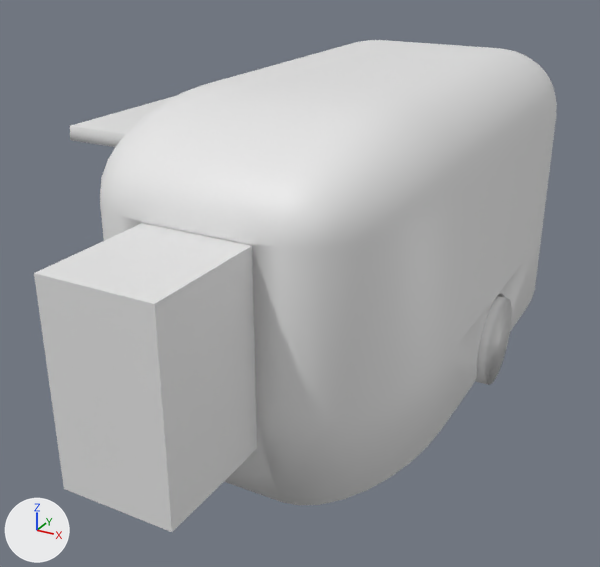
The Blender file Assets/3Dmodels/coffeeCart.blend as it was, and as the next commit left it.
One viewpoint serves both versions: a camera (50 mm lens) standing at (2.8, -6.29, 3.27) and looking at (-0.32, -0.61, 0.44). The lights are fixed; the arrows at lower left show +X, +Y and +Z. The first picture is the older version.
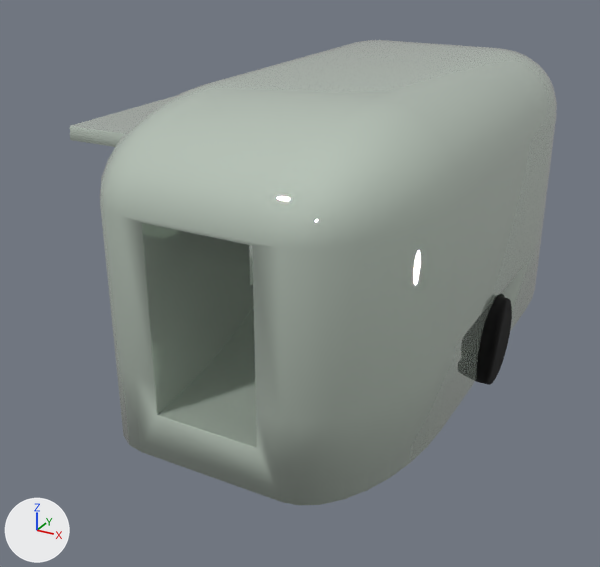
Scene script edits in JSON lines:
```json
{"op": "add", "block": "mat_material", "code": ["mat_material = principled_material('Material')", "mat_material.base_color = (0.696, 0.8, 0.7)  # white #d9e7da", "mat_material.metallic = 0.598", "mat_material.roughness = 0.0"]}
{"op": "add", "block": "mat_material_002", "code": ["mat_material_002 = principled_material('Material.002')", "mat_material_002.base_color = (0.0, 0.0, 0.0)  # black #000000", "mat_material_002.roughness = 1.0"]}
{"block": "me_cube_001", "where": "me_cube_001.from_pydata(...)  # 688 vertices, 629 faces; spans x -1.83..1.0, y -1.0..1.0, z -1.0..1.0"}
{"op": "add", "block": "me_cube_001", "code": "me_cube_001.materials.append(mat_material)  # white #d9e7da"}
{"block": "me_cylinder", "where": "me_cylinder.from_pydata(...)  # 64 vertices, 34 faces; spans x -1.0..1.0, y -1.0..1.0, z -1.0..1.0"}
{"op": "add", "block": "me_cylinder", "code": "me_cylinder.materials.append(mat_material_002)  # black #000000"}
{"block": "me_cube_002", "where": "me_cube_002.from_pydata(...)  # 32 vertices, 18 faces; spans x -1.0..1.0, y -1.0..1.0, z -1.0..1.0"}
{"op": "add", "block": "me_cube_002", "code": "me_cube_002.materials.append(mat_material)  # white #d9e7da"}
{"op": "add", "block": "ob_cube_002", "code": "ob_cube_002.hide_set(True)"}
```

What differs and where, as boxes [x1, y1, x2, y2] in the pictures (600 x 567 px):
```json
{"object": "Cube", "change": "recoloured", "before": [70, 40, 557, 505], "after": [70, 40, 557, 505]}
{"object": "Cube.002", "change": "hidden", "before": [34, 223, 257, 532]}
{"object": "Cylinder", "change": "recoloured", "before": [475, 296, 512, 385], "after": [475, 296, 512, 385], "on screen": "white to black"}
```
